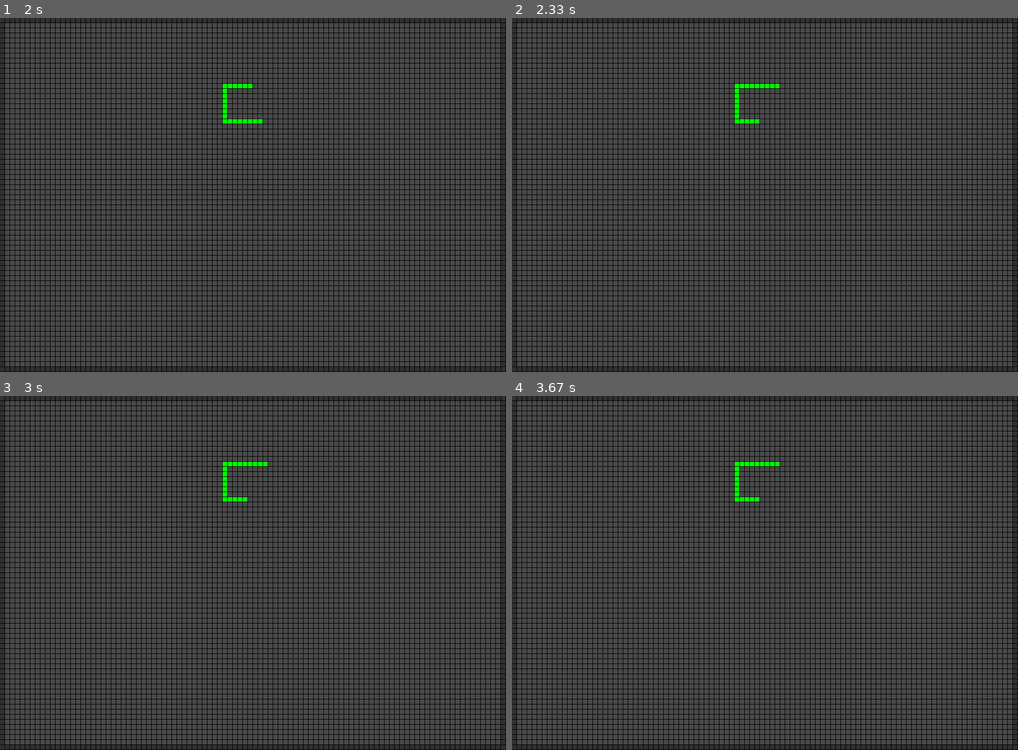
Above: before the commit, frames 1-4 (two rows, left to right).
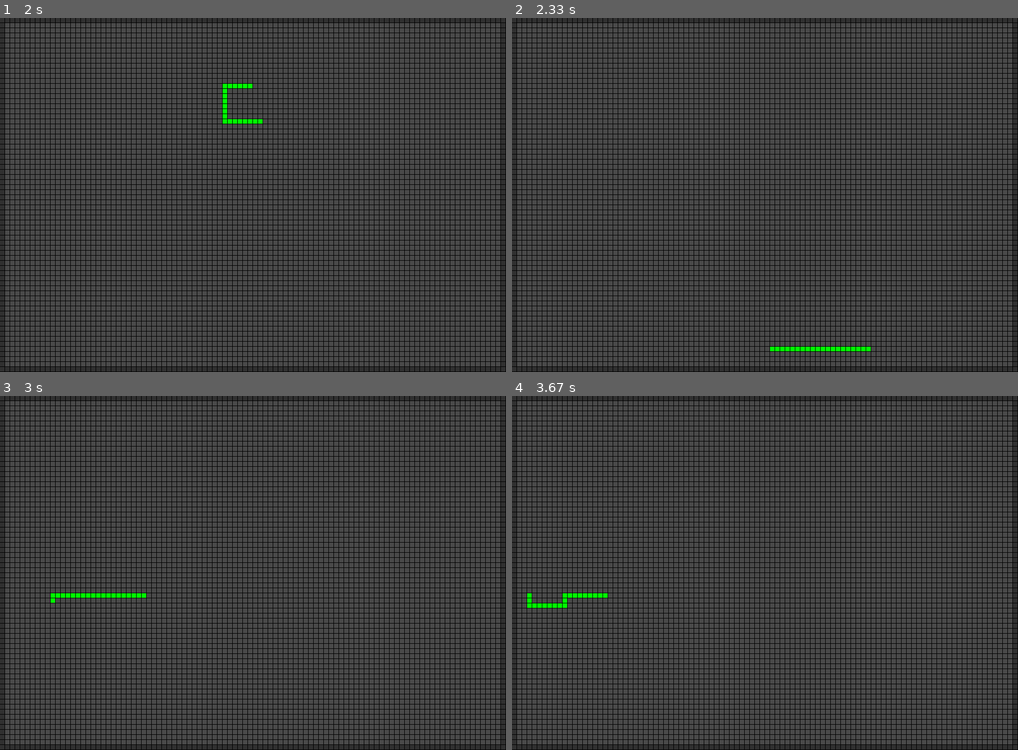
Above: after the commit, the same moments.

Repository: hsadler/learn-pygame
Game: pygame game, started from my_games/snake/snake.py
Two runs of this game, one before a commit and one after it. Both use one fixed random seed, a clock stepped at 60 frames per second and the inputs below.
Inputs:
- Up to frame 1 (2 s): tap Enter at 0.33 s; hold Up 1.17-1.63 s; hold Right from 1.67 s (still down)
- Up to frame 2 (2.33 s): release Right at 2.13 s; hold Left from 2.17 s (still down)
- Up to frame 3 (3 s): release Left at 2.7 s; hold Down from 2.73 s (still down)
- Up to frame 4 (3.67 s): release Down at 3.03 s; hold Left 3.07-3.47 s; hold Up from 3.5 s (still down)

Frame 1 is identical in both runs. In frame 2, 0.5% of the frame differs, in the area x 44-71%, y 18-95%; in frame 3, 0.5%; in frame 4, 0.5%.

Commit message:
transfer more game logic to game business logic class, add game restart on collision

Diff:
--- a/my_games/snake/lib/business/game.py
+++ b/my_games/snake/lib/business/game.py
@@ -1,5 +1,13 @@
+
+from lib.model.game import Game
+from lib.model.grid import Grid
+from lib.model.block import Block
+from lib.model.snake import Snake
+from lib.model.wall import Wall
+
 
 # game business logic
+	# - manages game object creation and initialization
 	# - manages game logic
 	# - manages user input
 
@@ -11,42 +19,107 @@
 	DIRECTION_LEFT = 'left'
 	DIRECTION_RIGHT = 'right'
 
-	def __init__(self):
+	def __init__(self, game):
+		self.game = game
+		self.grid = None
+		self.wall = None
+		self.snake = None
 		self.cur_direction = self.DIRECTION_LEFT
 		self.game_over = False
 
-	def run(self, config, game, grid, wall, snake):
+
+	def init_new_game(self):
+
+		config = self.game.config
+
+		# initialize game
+		self.game.initialize()
+
+		# create grid
+		self.grid = Grid(
+			game=self.game,
+			block_class=Block,
+			block_size=(
+				config.BLOCK_PX_WIDTH,
+				config.BLOCK_PX_HEIGHT
+			),
+			block_color=config.NONE_BLOCK_COLOR,
+			grid_dimensions=(
+				config.GRID_WIDTH_BLOCKS,
+				config.GRID_HEIGHT_BLOCKS
+			)
+		)
+		self.grid.initialize()
+		self.grid.update_all_blocks()
+
+		# create wall
+		grid_parimeter = self.grid.get_parimeter()
+		self.wall = Wall(
+			game=self.game,
+			game_models=grid_parimeter,
+			collidable=True,
+			block_color=config.WALL_BLOCK_COLOR
+		)
+		self.grid.update_occupied_blocks(add=self.wall.get_game_models())
+		self.wall.update()
+
+		# create snake
+		rand_grid_line = self.grid.get_random_line(config.SNAKE_START_LENGTH)
+		self.snake = Snake(
+			game=self.game,
+			game_models=rand_grid_line,
+			collidable=True,
+			block_color=config.SNAKE_BLOCK_COLOR
+		)
+		self.grid.update_occupied_blocks(add=self.snake.get_game_models())
+		self.snake.update()
+
+		# initialize with entire display update
+		self.game.init_display()
+
+
+	def run_game_loop(self):
 		"""
 		game loop main method
 		"""
 
+		config = self.game.config
+
 		# exit event conditions
-		for event in game.pygame.event.get():
-			if event.type == game.pygame.QUIT:
-				game.running = False
-			if event.type == game.pygame.KEYDOWN:
-				if event.key == game.pygame.K_ESCAPE or event.unicode == 'q':
-					game.running = False
+		for event in self.game.pygame.event.get():
+			if event.type == self.game.pygame.QUIT:
+				self.game.set_restart(False)
+				self.game.set_running(False)
+				return False
+			if event.type == self.game.pygame.KEYDOWN:
+				if (
+					event.key == self.game.pygame.K_ESCAPE or
+					event.unicode == 'q'
+				):
+					self.game.set_restart(False)
+					self.game.set_running(False)
+					return False
 
 		if self.game_over:
+			self.game.set_running(False)
 			return False
 
 		# get current head
-		head = snake.get_head()
+		head = self.snake.get_head()
 		# get direction from user input or last direction
-		direction = self.get_direction_from_user_input(game=game)
+		direction = self.get_direction_from_user_input()
 		direction = direction if direction is not None else self.cur_direction
 		self.cur_direction = direction
 		# get new snake head from user input direction
 		new_head = None
-		new_head = grid.get_adjacent_block_from_block(
+		new_head = self.grid.get_adjacent_block_from_block(
 			block=head,
 			direction=direction
 		)
 		removed_tail_model = None
 		if new_head is not None:
 			# check for collision
-			collision = grid.check_collision(
+			collision = self.grid.check_collision(
 				add=[ new_head ],
 				remove=[] # TODO: deal with tail removal later
 			)
@@ -55,7 +128,7 @@
 				return False
 			else:
 				# move the snake
-				removed_tail_model = snake.move_snake(
+				removed_tail_model = self.snake.move_snake(
 					new_head=new_head,
 					remove_tail=True
 				)
@@ -66,28 +139,28 @@
 			to_add.append(new_head)
 		to_remove = []
 		if removed_tail_model is not None:
-			removed_tail_model.set_color(grid.get_block_color())
+			removed_tail_model.set_color(self.grid.get_block_color())
 			removed_tail_model.draw()
 			removed_tail_model.update()
 			to_remove.append(removed_tail_model)
-		grid.update_occupied_blocks(add=to_add, remove=to_remove)
+		self.grid.update_occupied_blocks(add=to_add, remove=to_remove)
 
 		# do full update (until optimized)
-		game.pygame.display.update()
+		self.game.pygame.display.update()
 
 		# lock game loop rate
-		game.clock.tick(config.GAME_LOOP_RATE)
+		self.game.clock.tick(config.GAME_LOOP_RATE)
 
-	@classmethod
-	def get_direction_from_user_input(cls, game):
-		pygame = game.pygame
+
+	def get_direction_from_user_input(self):
+		pygame = self.game.pygame
 		pressed = pygame.key.get_pressed()
 		if pressed[pygame.K_UP]:
-			return cls.DIRECTION_UP
+			return self.DIRECTION_UP
 		elif pressed[pygame.K_RIGHT]:
-			return cls.DIRECTION_RIGHT
+			return self.DIRECTION_RIGHT
 		elif pressed[pygame.K_LEFT]:
-			return cls.DIRECTION_LEFT
+			return self.DIRECTION_LEFT
 		elif pressed[pygame.K_DOWN]:
-			return cls.DIRECTION_DOWN
+			return self.DIRECTION_DOWN
 		return None
--- a/my_games/snake/lib/model/game.py
+++ b/my_games/snake/lib/model/game.py
@@ -1,5 +1,6 @@
 
-# game model (holds global properties)
+# game model
+	# - holds global game properties
 
 
 class Game():
@@ -15,10 +16,24 @@
 		)
 		self.clock = self.pygame.time.Clock()
 		self.running = True
+		self.restart = True
 		self.updated = []
+
+	def initialize(self):
+		self.running = True
+		self.restart = True
 
 	def get_running(self):
 		return self.running
 
+	def set_running(self, val):
+		self.running = val
+
+	def get_restart(self):
+		return self.restart
+
+	def set_restart(self, val):
+		self.restart = val
+
 	def init_display(self):
 		self.pygame.display.update()
--- a/my_games/snake/snake.py
+++ b/my_games/snake/snake.py
@@ -1,12 +1,6 @@
-
-import sys
 
 from lib.model.config import Config
 from lib.model.game import Game
-from lib.model.grid import Grid
-from lib.model.block import Block
-from lib.model.snake import Snake
-from lib.model.wall import Wall
 from lib.business.game import GameBL
 
 
@@ -14,62 +8,19 @@
 
 	# create config
 	config = Config()
-
-	# create stateful game manager
+	# create game manager
 	game = Game(config=config)
 
-	# create grid
-	grid = Grid(
-		game=game,
-		block_class=Block,
-		block_size=(
-			config.BLOCK_PX_WIDTH,
-			config.BLOCK_PX_HEIGHT
-		),
-		block_color=config.NONE_BLOCK_COLOR,
-		grid_dimensions=(
-			config.GRID_WIDTH_BLOCKS,
-			config.GRID_HEIGHT_BLOCKS
-		)
-	)
-	grid.initialize()
-	grid.update_all_blocks()
+	def run_game():
+		# create and init new game business logic
+		game_bl = GameBL(game=game)
+		game_bl.init_new_game()
+		# game loop
+		while game.get_running():
+			game_bl.run_game_loop()
 
-	# create wall
-	grid_parimeter = grid.get_parimeter()
-	wall = Wall(
-		game=game,
-		game_models=grid_parimeter,
-		collidable=True,
-		block_color=config.WALL_BLOCK_COLOR
-	)
-	grid.update_occupied_blocks(add=wall.get_game_models())
-	wall.update()
-
-	# create snake
-	rand_grid_line = grid.get_random_line(config.SNAKE_START_LENGTH)
-	snake = Snake(
-		game=game,
-		game_models=rand_grid_line,
-		collidable=True,
-		block_color=config.SNAKE_BLOCK_COLOR
-	)
-	grid.update_occupied_blocks(add=snake.get_game_models())
-	snake.update()
-
-	# initialize with entire display update
-	game.init_display()
-
-	# game loop
-	game_bl = GameBL()
-	while game.get_running():
-		game_bl.run(
-			config=config,
-			game=game,
-			grid=grid,
-			wall=wall,
-			snake=snake
-		)
+	while game.get_restart():
+		run_game()
 
 
 if __name__=="__main__":
